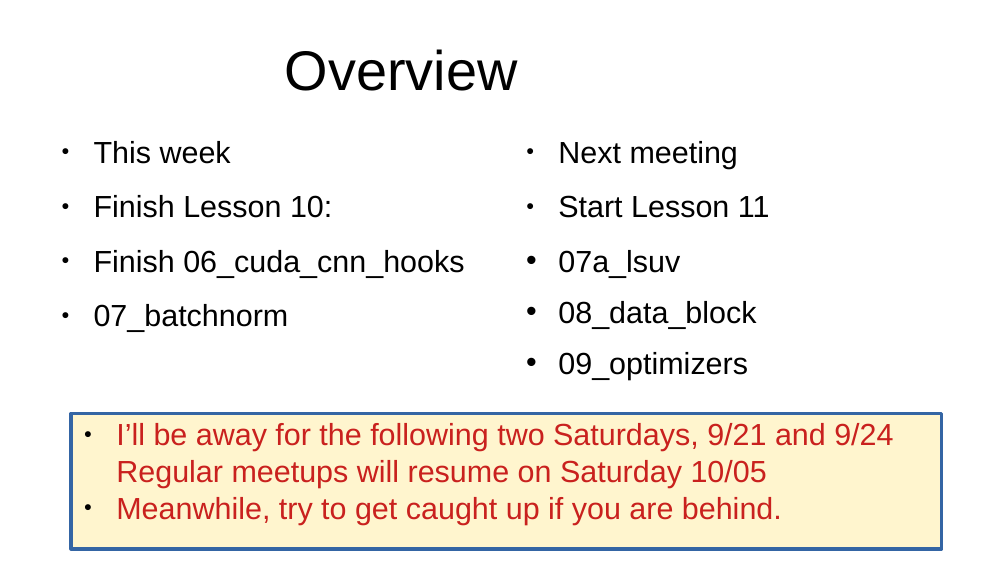
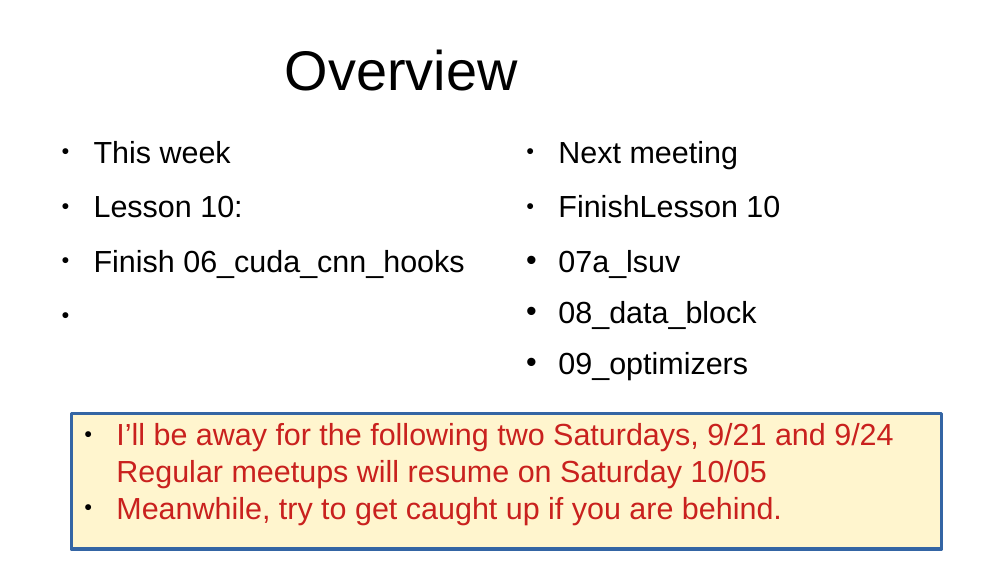
Before and after one commit to jcatanza/Fastai-Deep-Learning-From-the-Foundations-TWiML-Study-Group, a slide deck: slide 2 of study_group/meetup_slide_decks/Foundations_Lesson10e.pptx. Drawn at 1008x567 pixels with LibreOffice and Linux fonts; fonts in the diff are those of the drawing; background and template pictures are left out. Boxes give left, top, right and bottom in pixels: in the first picture for what was removed or moved away, otherwise in the second. Text is boxed around its words. In the diff, an @@ line names an element or a change of style, - is before the commit and + after.

```diff
--- a/study_group/meetup_slide_decks/Foundations_Lesson10e.pptx
+++ b/study_group/meetup_slide_decks/Foundations_Lesson10e.pptx
@@ text at (94,195,242,218): text changed @@
-● Finish Lesson 10:
+● Lesson 10:
@@ text at (558,195,780,218): text changed @@
-● Start Lesson 11
+● FinishLesson 10
@@ text at (94,304,289,332): paragraph removed @@
-● 07_batchnorm
```
Also in this commit, not shown: 16 other files.
